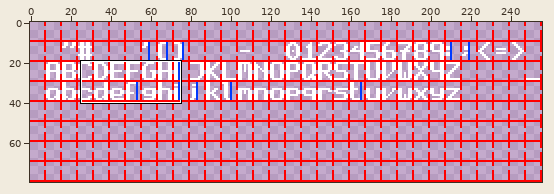
A pixel-art file gets an edit: medium/font.aseprite. Above: a wide view before the commit, with the close-up outlined.
Close-up. Before the edit:
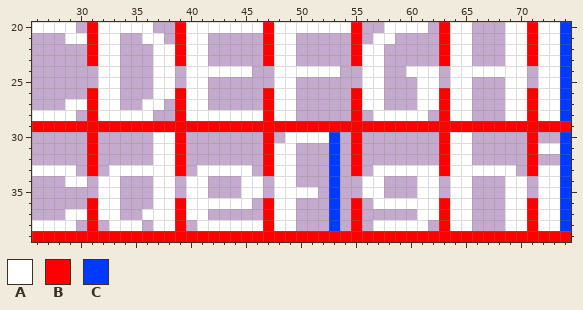
256x80 pixels, 1 frame. Shown: x 26..74, y 20..39. The commit also changed other parts of the picture, which this record leaves out.
Visible layers, top first: "Font", "Prop Guides", "Guide".
Palette (. is transparent): A #ffffff  B #ff0000  C #0039ff
Pixels before, first column x 26:
20 AAAA.BAAAAA..BAAAAAAABAAAAAAAB..AAAA.BAA...AABAAC
21 ...AABAA..AA.BAA.....BAA.....B.AA....BAA...AABAAC
22 .....BAA...AABAA.....BAA.....BAA.....BAA...AABAAC
23 .....BAA...AABAA.....BAA.....BAA.....BAA...AABAAC
24 ......AA...AA.AAAAAA..AAAAAA..AA..AAA.AAAAAAA.AAC
25 ......AA...AA.AA......AA......AA...AA.AA...AA.AAC
26 .....BAA...AABAA.....BAA.....BAA...AABAA...AABAAC
27 ...AABAA..AA.BAA.....BAA.....BAA...AABAA...AABAAC
28 AAAA.BAAAAA..BAAAAAAABAA.....B.AAAAA.BAA...AABAAC
29 BBBBBBBBBBBBBBBBBBBBBBBBBBBBBBBBBBBBBBBBBBBBBBBBB
30 .....B.....AAB.......B.AAAAC.B.......BAA.....B..C
31 .....B.....AAB.......BAA...C.B.......BAA.....BAAC
32 .....B.....AAB.......BAA...C.B.......BAA.....B..C
33 AAAA.B.AAAAAAB.AAAAA.BAA...C.B.AAAAAABAAAAAA.BAAC
34 ...AA.AA...AA.AA...AA.AA...C..AA...AA.AA...AA.AAC
35 ......AA...AA.AA...AA.AAAA.C..AA...AA.AA...AA.AAC
36 .....BAA...AABAAAAAA.BAA...C.B.AAAAAABAA...AABAAC
37 ...AABAA..AAABAA.....BAA...C.B.....AABAA...AABAAC
38 AAAA.B.AAA.AAB.AAAAAABAA...C.B.AAAAA.BAA...AABAAC
39 BBBBBBBBBBBBBBBBBBBBBBBBBBBBBBBBBBBBBBBBBBBBBBBBB
Now the later version:
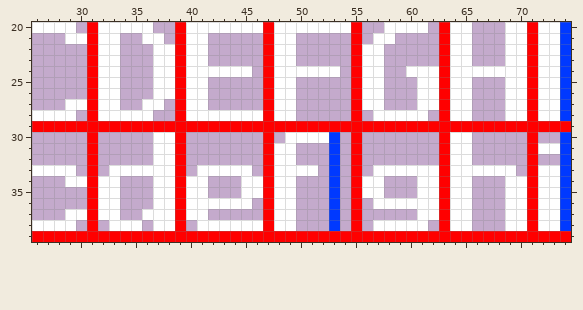
Edits made:
Layers "Font", "Guide":
Colour A now appears in row 33 at x 50 to 51.
Colour B now appears in rows 24 to 25 at x 31, 39, 47, 55, 63 and 71; in rows 34 to 35 at x 31, 39, 47, 55, 63 and 71.
The edit erases colour A in row 35 at x 50 to 51.
